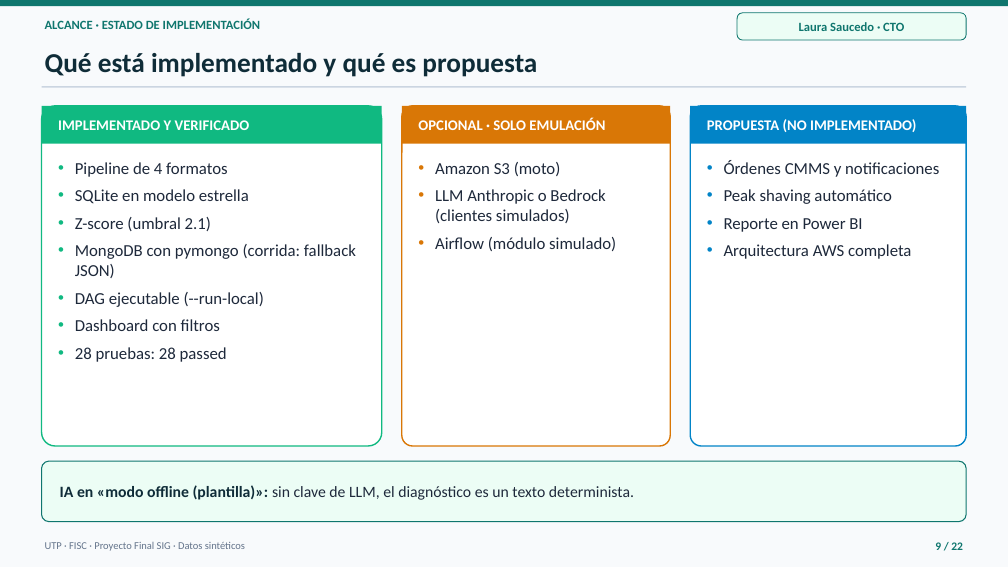
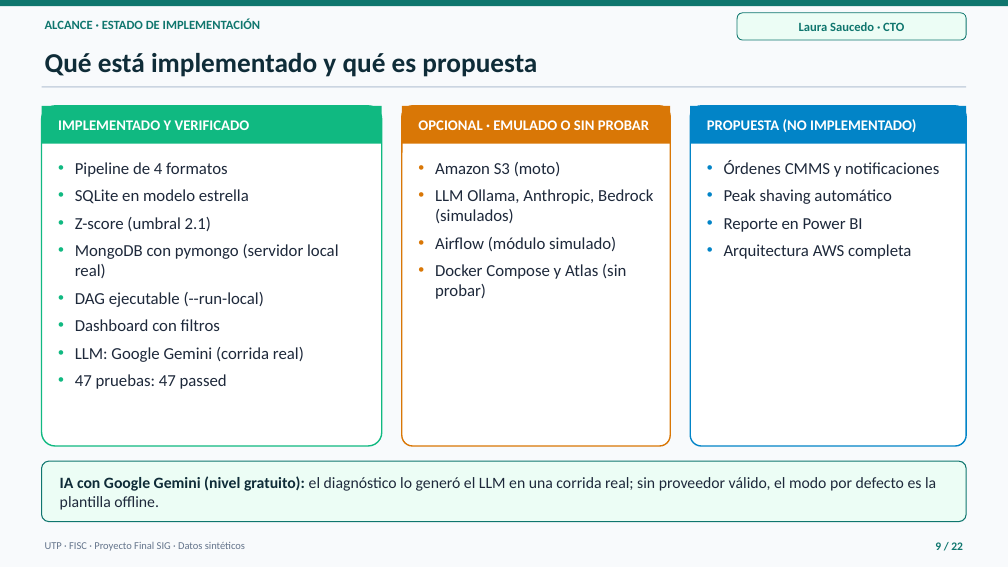
Before and after one commit to Samycaballero/sig-energia-ciudad-del-saber, a slide deck: slide 9 of presentacion/Presentacion_SIG_Energia_Ciudad_del_Saber.pptx. Drawn at 1008x567 pixels with LibreOffice and Linux fonts; fonts in the diff are those of the drawing. Boxes give left, top, right and bottom in pixels: in the first picture for what was removed or moved away, otherwise in the second. Text is boxed around its words. In the diff, an @@ line names an element or a change of style, - is before the commit and + after.

```diff
--- a/presentacion/Presentacion_SIG_Energia_Ciudad_del_Saber.pptx
+++ b/presentacion/Presentacion_SIG_Energia_Ciudad_del_Saber.pptx
@@ text at bbox=[418, 120, 649, 130]: text changed @@
-OPCIONAL · SOLO EMULACIÓN
+OPCIONAL · EMULADO O SIN PROBAR
@@ text at bbox=[435, 189, 653, 223]: text changed @@
-• LLM Anthropic o Bedrock (clientes simulados)
+• LLM Ollama, Anthropic, Bedrock (simulados)
@@ text at bbox=[75, 244, 338, 278]: text changed @@
-• MongoDB con pymongo (corrida: fallback JSON)
+• MongoDB con pymongo (servidor local real)
@@ text at bbox=[435, 264, 626, 299]: paragraph added @@
+• Docker Compose y Atlas (sin probar)
@@ text at bbox=[75, 347, 304, 389]: text changed @@
-• 28 pruebas: 28 passed
+• LLM: Google Gemini (corrida real)
+• 47 pruebas: 47 passed
@@ text at bbox=[60, 476, 936, 510]: text changed @@
-IA en «modo offline (plantilla)»: sin clave de LLM, el diagnóstico es un texto determinista.
+IA con Google Gemini (nivel gratuito): el diagnóstico lo generó el LLM en una corrida real; sin proveedor válido, el modo por defecto es la plantilla offline.
```
Also in this commit, not shown: 5 other slides changed, 13 other files.
